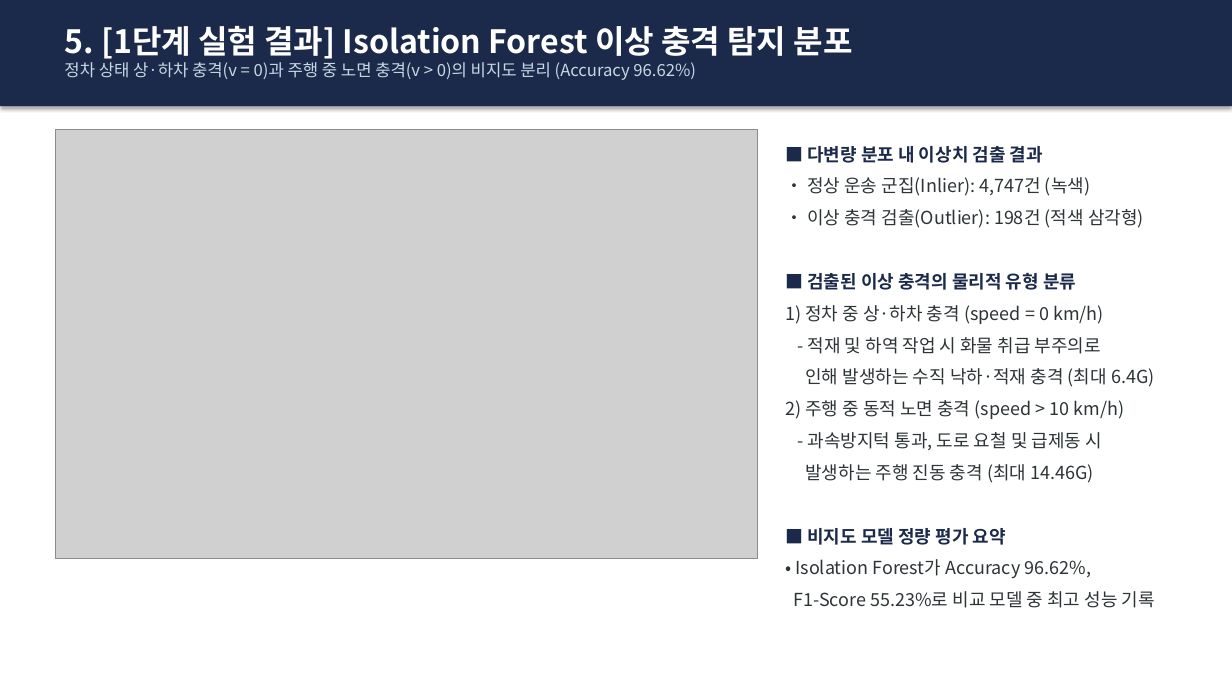
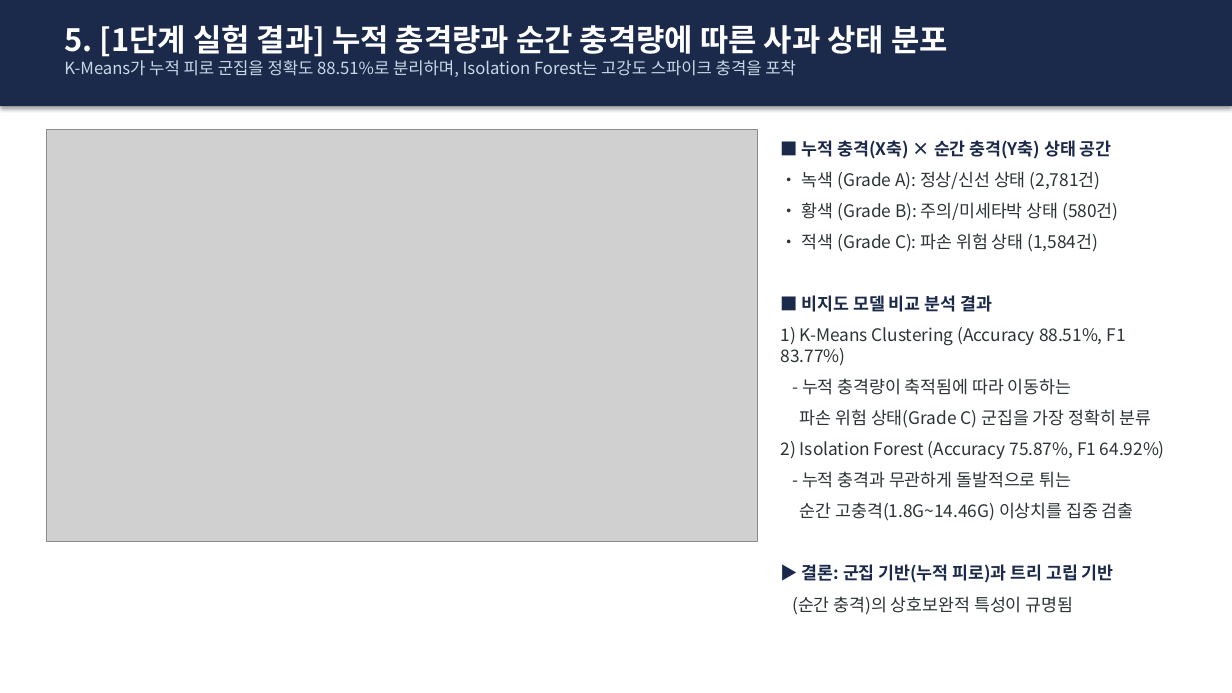
Before and after one commit to sungmin9910/prediction, a slide deck: slide 6 of 사과_운송_이상충격_예측_발표자료.pptx. Drawn at 1232x693 pixels with LibreOffice and Linux fonts; fonts in the diff are those of the drawing; grey boxes stand for pictures. Boxes give left, top, right and bottom in pixels: in the first picture for what was removed or moved away, otherwise in the second. Text is boxed around its words. In the diff, an @@ line names an element or a change of style, - is before the commit and + after.

Commit message:
feat: Update project to Cumulative Shock based Apple Quality State (Grade A/B/C) prediction

```diff
--- a/사과_운송_이상충격_예측_발표자료.pptx
+++ b/사과_운송_이상충격_예측_발표자료.pptx
@@ text at (64,25,948,77): text changed @@
-5. [1단계 실험 결과] Isolation Forest 이상 충격 탐지 분포
-정차 상태 상·하차 충격(v = 0)과 주행 중 노면 충격(v > 0)의 비지도 분리 (Accuracy 96.62%)
+5. [1단계 실험 결과] 누적 충격량과 순간 충격량에 따른 사과 상태 분포
+K-Means가 누적 피로 군집을 정확도 88.51%로 분리하며, Isolation Forest는 고강도 스파이크 충격을 포착
@@ picture: place and size @@
-picture at (55,129,758,558)
+picture at (46,129,758,542)
@@ text at (781,140,1165,615): text changed; size 14 to 13.5 pt @@
-■ 다변량 분포 내 이상치 검출 결과
-• 정상 운송 군집(Inlier): 4,747건 (녹색)
-• 이상 충격 검출(Outlier): 198건 (적색 삼각형)
-■ 검출된 이상 충격의 물리적 유형 분류
-1) 정차 중 상·하차 충격 (speed = 0 km/h)
-- 적재 및 하역 작업 시 화물 취급 부주의로
-인해 발생하는 수직 낙하·적재 충격 (최대 6.4G)
-2) 주행 중 동적 노면 충격 (speed > 10 km/h)
-- 과속방지턱 통과, 도로 요철 및 급제동 시
-발생하는 주행 진동 충격 (최대 14.46G)
-■ 비지도 모델 정량 평가 요약
-• Isolation Forest가 Accuracy 96.62%,
-F1-Score 55.23%로 비교 모델 중 최고 성능 기록
+■ 누적 충격(X축) × 순간 충격(Y축) 상태 공간
+• 녹색 (Grade A): 정상/신선 상태 (2,781건)
+• 황색 (Grade B): 주의/미세타박 상태 (580건)
+• 적색 (Grade C): 파손 위험 상태 (1,584건)
+■ 비지도 모델 비교 분석 결과
+1) K-Means Clustering (Accuracy 88.51%, F1 83.77%)
+- 누적 충격량이 축적됨에 따라 이동하는
+파손 위험 상태(Grade C) 군집을 가장 정확히 분류
+2) Isolation Forest (Accuracy 75.87%, F1 64.92%)
+- 누적 충격과 무관하게 돌발적으로 튀는
+순간 고충격(1.8G~14.46G) 이상치를 집중 검출
+▶ 결론: 군집 기반(누적 피로)과 트리 고립 기반
+(순간 충격)의 상호보완적 특성이 규명됨
```
Also in this commit, not shown: 8 other slides changed, 1 slide added, 1 slide removed, 9 other files.
